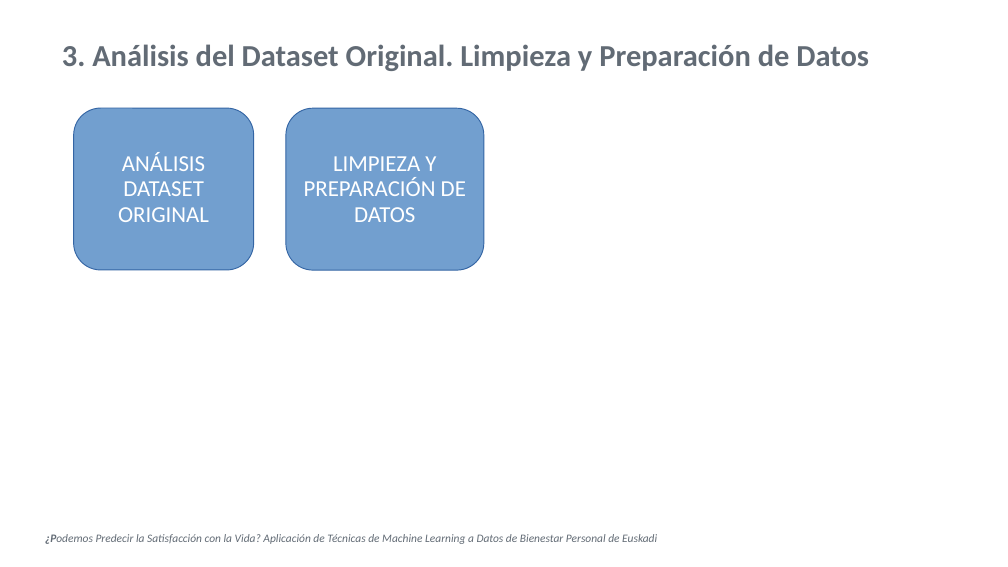
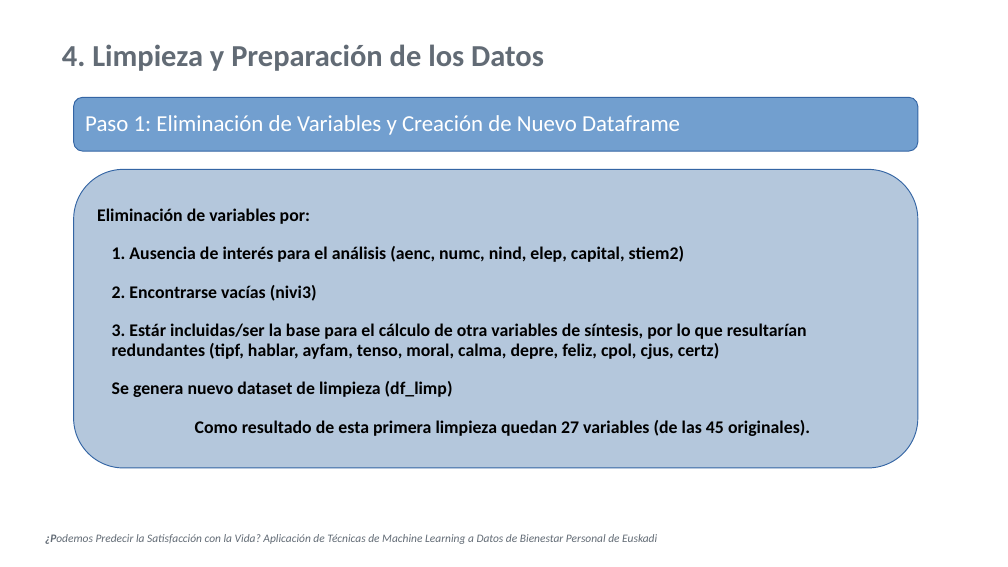
Before and after one commit to Leire2026/Proyecto_Machine_Learning, a slide deck: slide 6 of Proyecto_Final_ML/6_Docs/Presentacion_Tecnica_Proyecto_ML.ppt (slide 4 before the commit). Drawn at 1008x567 pixels with LibreOffice and Linux fonts; fonts in the diff are those of the drawing; background and template pictures are left out. Boxes give left, top, right and bottom in pixels: in the first picture for what was removed or moved away, otherwise in the second. Text is boxed around its words. In the diff, an @@ line names an element or a change of style, - is before the commit and + after.

```diff
--- a/Proyecto_Final_ML/6_Docs/Presentacion_Tecnica_Proyecto_ML.ppt
+++ b/Proyecto_Final_ML/6_Docs/Presentacion_Tecnica_Proyecto_ML.ppt
@@ text at (62, 44, 544, 71): text changed @@
-3. Análisis del Dataset Original. Limpieza y Preparación de Datos
+4. Limpieza y Preparación de los Datos
@@ rounded rectangle removed at (74, 108, 254, 270) @@
-ANÁLISIS DATASET ORIGINAL
@@ rounded rectangle added at (74, 97, 918, 151), fill #729FCF, outline #3465A4 0.74 pt, 18 pt, text #FFFFFF @@
+Paso 1: Eliminación de Variables y Creación de Nuevo Dataframe
@@ rounded rectangle removed at (286, 108, 484, 270) @@
-LIMPIEZA Y PREPARACIÓN DE DATOS
@@ rounded rectangle added at (74, 169, 918, 468), fill #B4C7DC, outline #3465A4 0.74 pt, 14 pt, text #000000, bold @@
+Eliminación de variables por:
+1. Ausencia de interés para el análisis (aenc, numc, nind, elep, capital, stiem2)
+2. Encontrarse vacías (nivi3)
+3. Estár incluidas/ser la base para el cálculo de otra variables de síntesis, por lo que resultarían redundantes (tipf, hablar, ayfam, tenso, moral, calma, depre, feliz, cpol, cjus, certz)
+Se genera nuevo dataset de limpieza (df_limp)
+Como resultado de esta primera limpieza quedan 27 variables (de las 45 originales).
```
Also in this commit, not shown: 5 other slides changed, 8 slides added, 4 other files.
